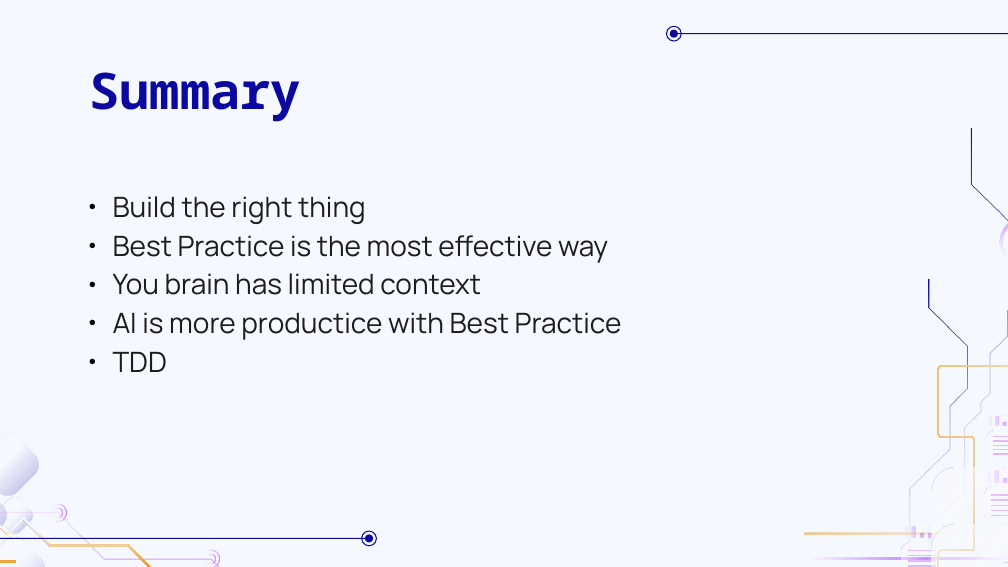
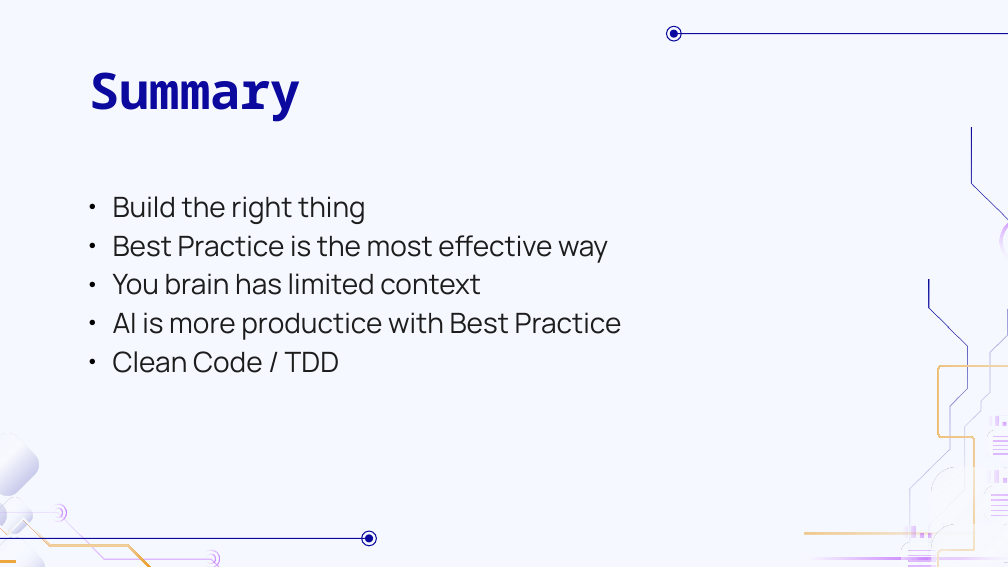
Before and after one commit to keithharrisonuk/Presentations, a slide deck: slide 22 of Software Development Best Practices Talk/Best Practice Talk.odp (slide 18 before the commit). Drawn at 1008x567 pixels with LibreOffice and Linux fonts; fonts in the diff are those of the drawing; background and template pictures are left out. Boxes give left, top, right and bottom in pixels: in the first picture for what was removed or moved away, otherwise in the second. Text is boxed around its words. In the diff, an @@ line names an element or a change of style, - is before the commit and + after.

```diff
--- a/Software Development Best Practices Talk/Best Practice Talk.odp
+++ b/Software Development Best Practices Talk/Best Practice Talk.odp
@@ subtitle at (x1=113, y1=351, x2=339, y2=373): text changed @@
-● TDD
+● Clean Code / TDD
```
Also in this commit, not shown: 11 other slides changed, 3 slides added.
